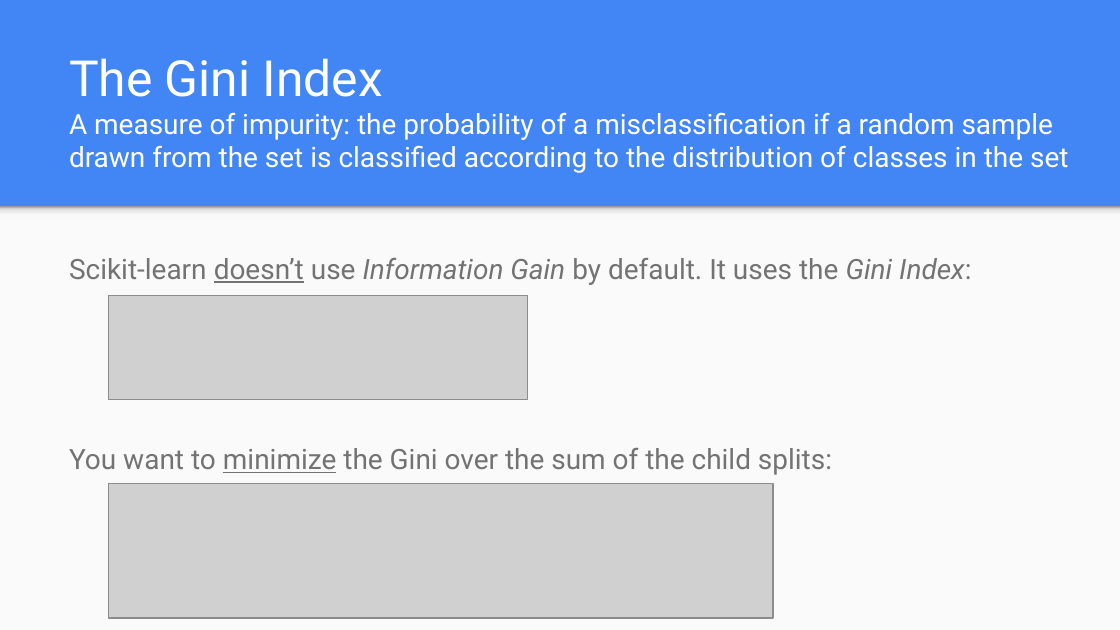
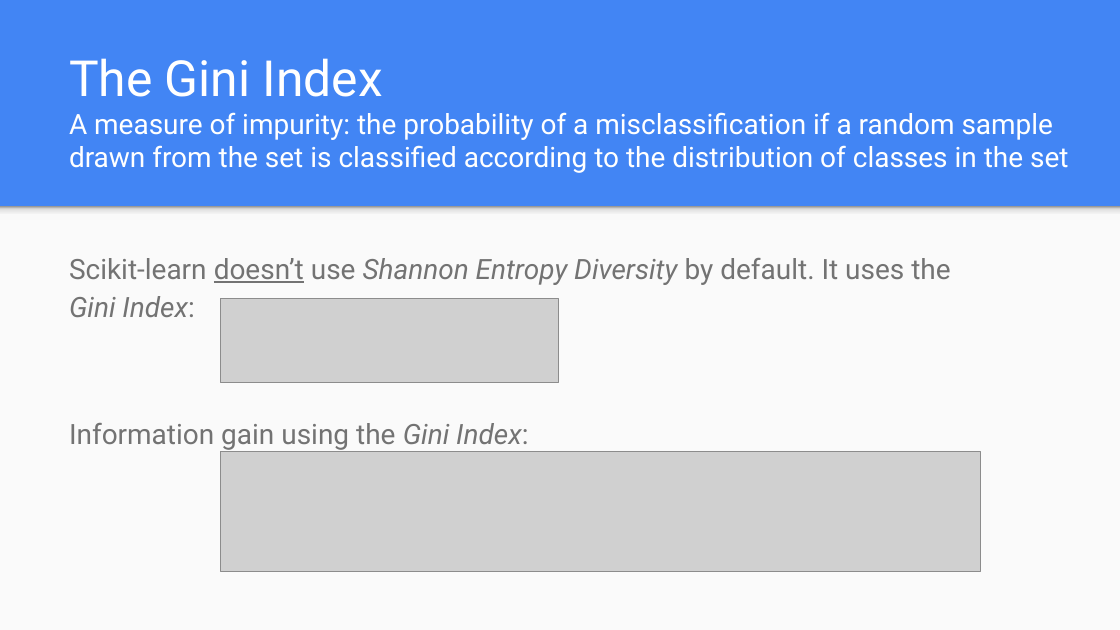
Before and after one commit to wmarshall484/DSI_LECTURES_2, a slide deck: slide 37 of non-parametric-learners/ryan_henning/kNN & Decision Trees.pptx. Drawn at 1120x630 pixels with LibreOffice and Linux fonts; fonts in the diff are those of the drawing; grey boxes stand for pictures. Boxes give left, top, right and bottom in pixels: in the first picture for what was removed or moved away, otherwise in the second. Text is boxed around its words. In the diff, an @@ line names an element or a change of style, - is before the commit and + after.

```diff
--- a/non-parametric-learners/ryan_henning/kNN & Decision Trees.pptx
+++ b/non-parametric-learners/ryan_henning/kNN & Decision Trees.pptx
@@ text at <box>69,258,950,452</box>: text changed @@
-Scikit-learn doesn’t use Information Gain by default. It uses the Gini Index:
-You want to minimize the Gini over the sum of the child splits:
+Scikit-learn doesn’t use Shannon Entropy Diversity by default. It uses the
+Gini Index:
+Information gain using the Gini Index:
@@ picture: place and size @@
-picture at <box>109,296,528,400</box>
+picture at <box>221,299,558,383</box>
@@ picture added at <box>221,451,980,571</box> @@
@@ picture removed at <box>109,484,773,618</box> @@
```
Also in this commit, not shown: 7 other slides changed, 1 other file.
